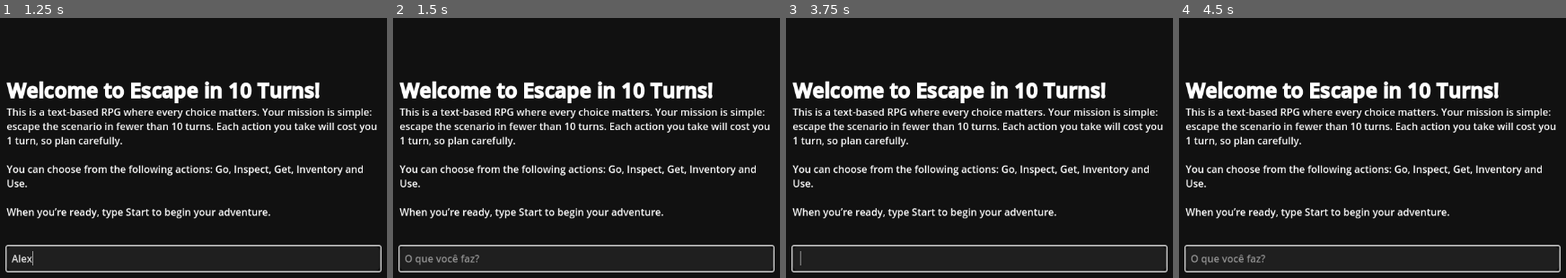
Above: before the commit, frames 1-4 (left to right).
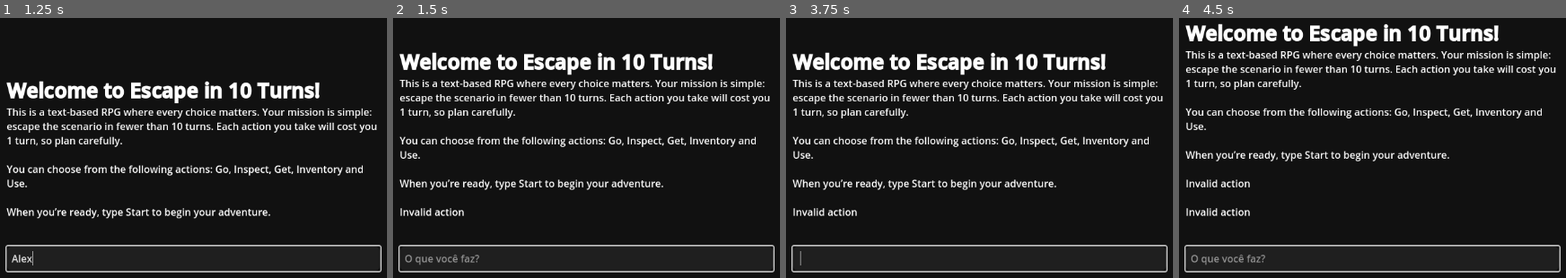
Above: after the commit, the same moments.

Repository: marcosvbs/text_based_rpg
Game: Godot game, scene res://scenes/main.tscn
The game is run twice, just before and just after one commit, with the same random seed, the same clock (stepped at 60 frames per second) and the same inputs.
Inputs (mouse positions are in pixels of both pictures, inside the frame that each line leads up to):
- Up to frame 1 (1.25 s): click (193, 259) at 0.52 s; type "Alex" at 0.6 s
- Up to frame 2 (1.5 s): tap Enter at 1.25 s
- Up to frame 3 (3.75 s): tap Space at 2, 3.5 s; tap Enter at 2.75 s
- Up to frame 4 (4.5 s): tap Enter at 4.25 s

Frame 1 is identical in both runs. In frame 2, 16% of the frame differs, in the area x 1-98%, y 13-78%; in frame 3, 16%; in frame 4, 17%, in the area x 1-98%, y 2-78%.

Commit message:
Adjust start and go features

Diff:
--- a/scenes/main.tscn
+++ b/scenes/main.tscn
@@ -28,8 +28,8 @@
 [node name="StartingRoom" parent="GameManager/Rooms" node_paths=PackedStringArray("exits") instance=ExtResource("4_jyhfs")]
 title = "Starting Room"
 description = "You are in Starting Room"
-exits = [NodePath("../AnotherRoom")]
+exits = [NodePath("../Corridor")]
 
-[node name="AnotherRoom" parent="GameManager/Rooms" instance=ExtResource("4_jyhfs")]
-title = "Another Room"
-description = "You are in Another Room"
+[node name="Corridor" parent="GameManager/Rooms" instance=ExtResource("4_jyhfs")]
+title = "Corridor"
+description = "You are in Corridor"
--- a/scripts/game_manager.gd
+++ b/scripts/game_manager.gd
@@ -6,9 +6,6 @@
 
 var current_room: Room
 var is_game_started: bool = false
-#var current_specting_stuff: Stuff
-var turns: int = 10
-
 
 const INTRO_MESSAGE: String = "[b][font_size=32]Welcome to Escape in 10 Turns![/font_size][/b]\nThis is a text-based RP …(301 unchanged characters)…
 
@@ -18,13 +15,17 @@
 	execute_action(command)
 
 func execute_action(command: Dictionary[String, String]):
-	match command["action"]:
-		"start":
+	if is_game_started:
+		match command["action"]:
+			"go":
+				go(command["complement"])
+			_:
+				text_interface.update_narrative("Invalid action")
+	else:
+		if command["action"] == "start":
 			start_game()
-		"go":
-			go(command["complement"])
-		_:
-			print("ação inválida")
+		else:
+			text_interface.update_narrative("Invalid action")
 
 func start_game():
 	is_game_started = true
@@ -33,28 +34,13 @@
 
 func go(location: String) -> void:
 	for exit in current_room.exits:
-		if location.to_lower() == exit.title.to_lower():
-			text_interface.update_narrative("Go " + location)
+		if location == exit.title.to_lower():
+			text_interface.update_narrative("Go " + exit.title)
 			current_room = exit
-			current_room.inspect()
+			text_interface.update_narrative(current_room.inspect())
 			return
 
 func _ready() -> void:
 	text_interface.input_text_entered.connect(_on_text_input_entered)
 	text_interface.update_narrative(INTRO_MESSAGE)
 	current_room = starting_room
-
-#func show_current_room_description() -> void:
-	#update_narrative(current_room.description)
-
-
-#func start_action() -> void:
-	#is_game_started = true
-	#reset_narrative()
-	#reset_user_input()
-	#show_current_room_description()
-
-
-#
-	#update_narrative("[color=" + orange_color + "]Go[/color] " + location)
-	#update_narrative(INVALID_COMPLEMENT_MESSAGE + location)
